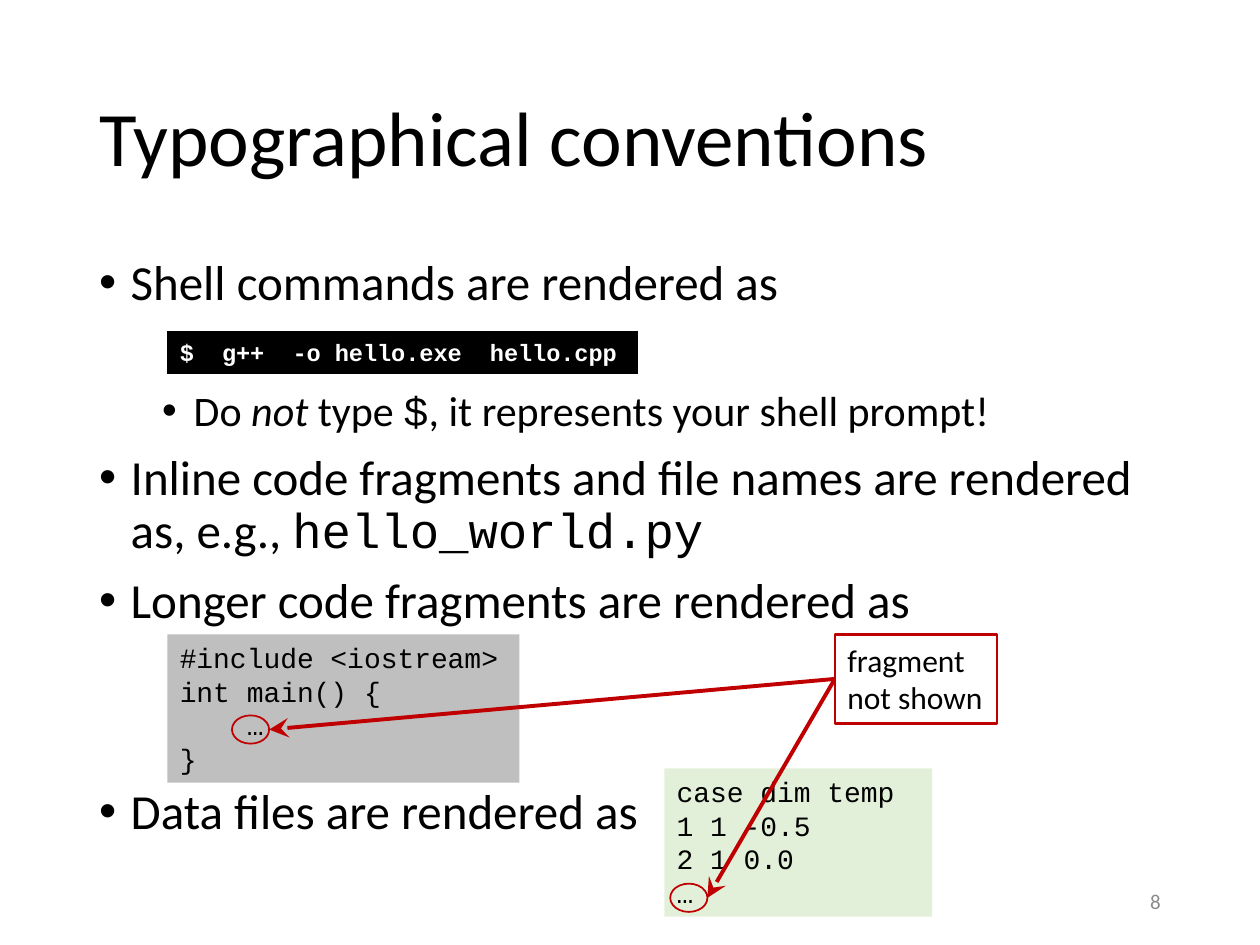
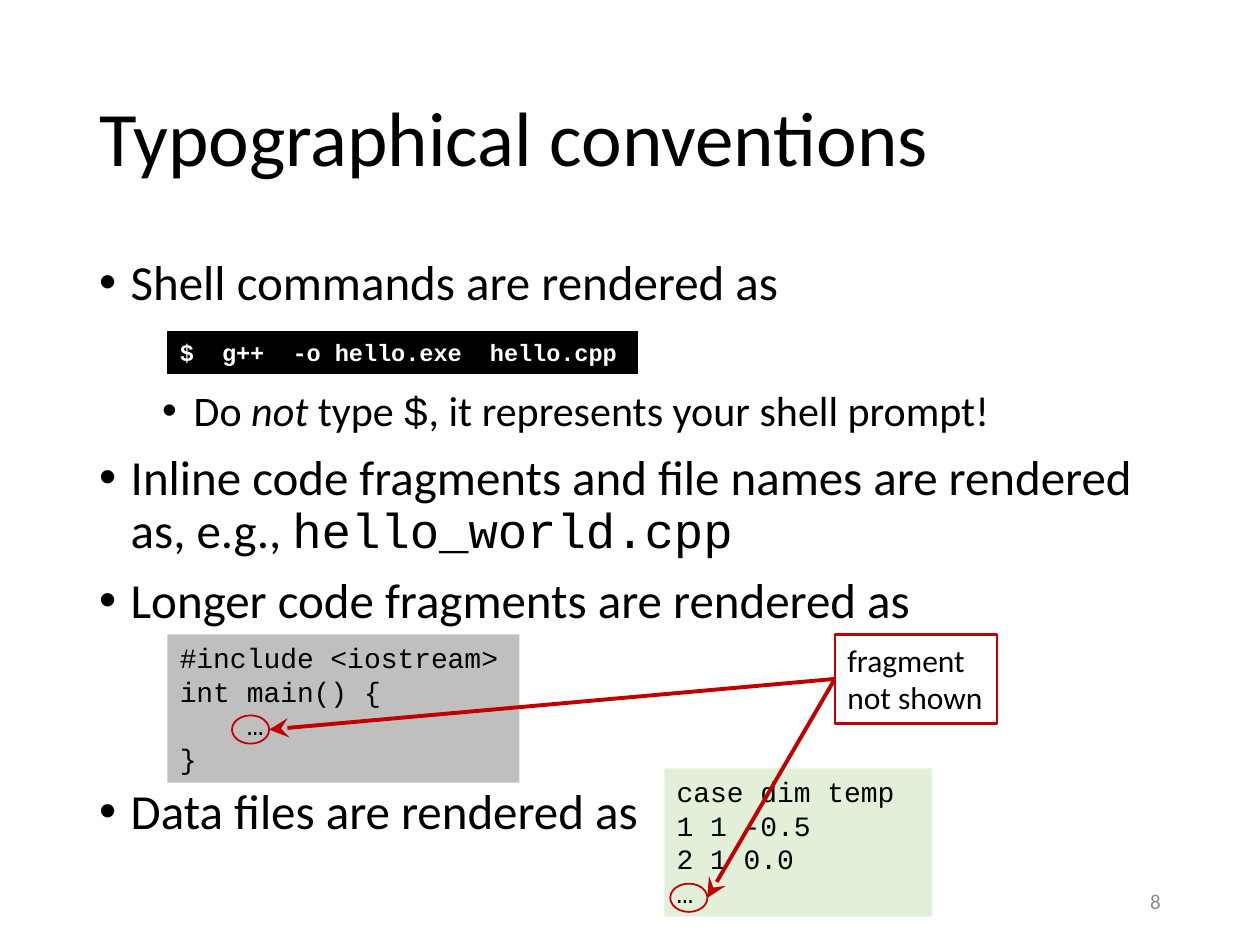
Before and after one commit to gjbex/Scientific-C-plus-plus, a slide deck: slide 8 of scientific_cpp.pptx. Drawn at 1260x945 pixels with LibreOffice and Linux fonts; fonts in the diff are those of the drawing. Boxes give left, top, right and bottom in pixels: in the first picture for what was removed or moved away, otherwise in the second. Text is boxed around its words. In the diff, an @@ line names an element or a change of style, - is before the commit and + after.

Commit message:
Fix file name

```diff
--- a/scientific_cpp.pptx
+++ b/scientific_cpp.pptx
@@ text at [131, 461, 1132, 559]: text changed @@
-• Inline code fragments and file names are rendered as, e.g., hello_world.py
+• Inline code fragments and file names are rendered as, e.g., hello_world.cpp
```
